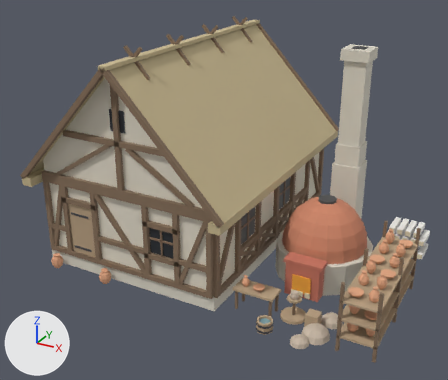
Renders of the glTF model public/models/house_potter.glb from each side of a commit.
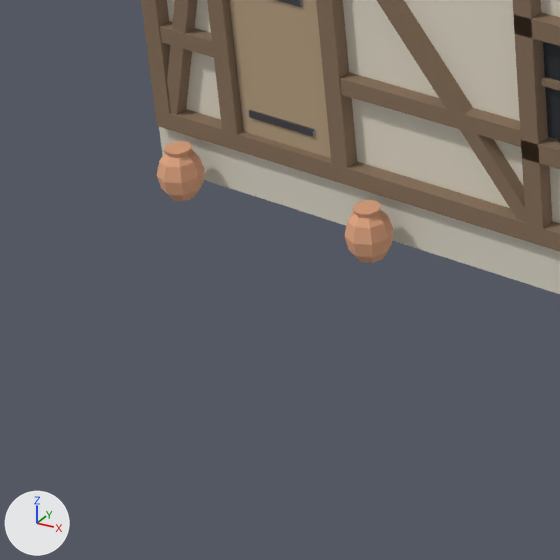
There are two pictures of each version: one whole from a camera (50 mm lens) standing at (11.87, -19.3, 11.7) and looking at (1.89, -1.16, 2.62), one close up on the part from 3% to 34% of the width and 57% to 95% of the height. Arrows for +X, +Y and +Z are at lower left; the lights stay in place. The older version's two pictures come first. Vertices at exactly the same position are counted once.

The first close-up shows 'HousePotter'.
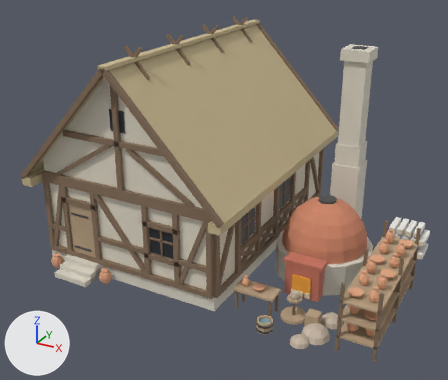
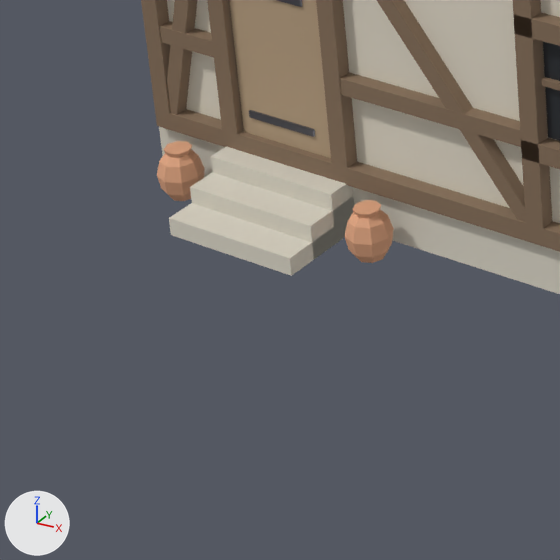
Where the change shows, as pixel boxes (x1, y1, x2, y2) in the close-ups (560 x 560 px):
part 1 of me_mesh_potter, added (pale yellow)
    after: (169, 147, 354, 276)

What the commit changed:
me_mesh_potter is used by ob_housepotter; location (0.0, 0.0, 0.0).
me_mesh_potter had 3809 vertices, 6448 faces and spanned x -4.02..8.75, y -5.17..5.15, z 0.0..8.03.
me_mesh_potter now has 3829 vertices, 6484 faces and spans x -4.02..8.75, y -5.55..5.15, z 0.0..8.03.
me_mesh_potter part 1: a new loose piece of 20 vertices spanning x -2.55..-1.15, y -5.55..-4.6, z 0.0..0.51, in mat_stonefieldstone (pale yellow #ddd7c8).
